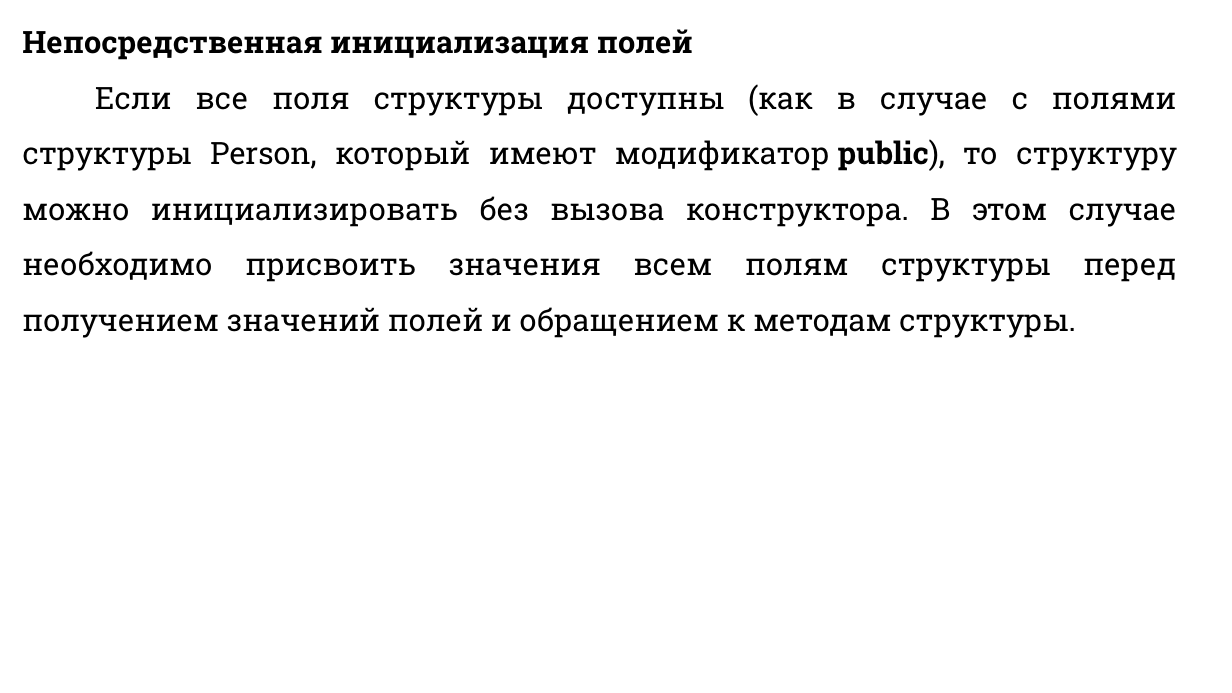
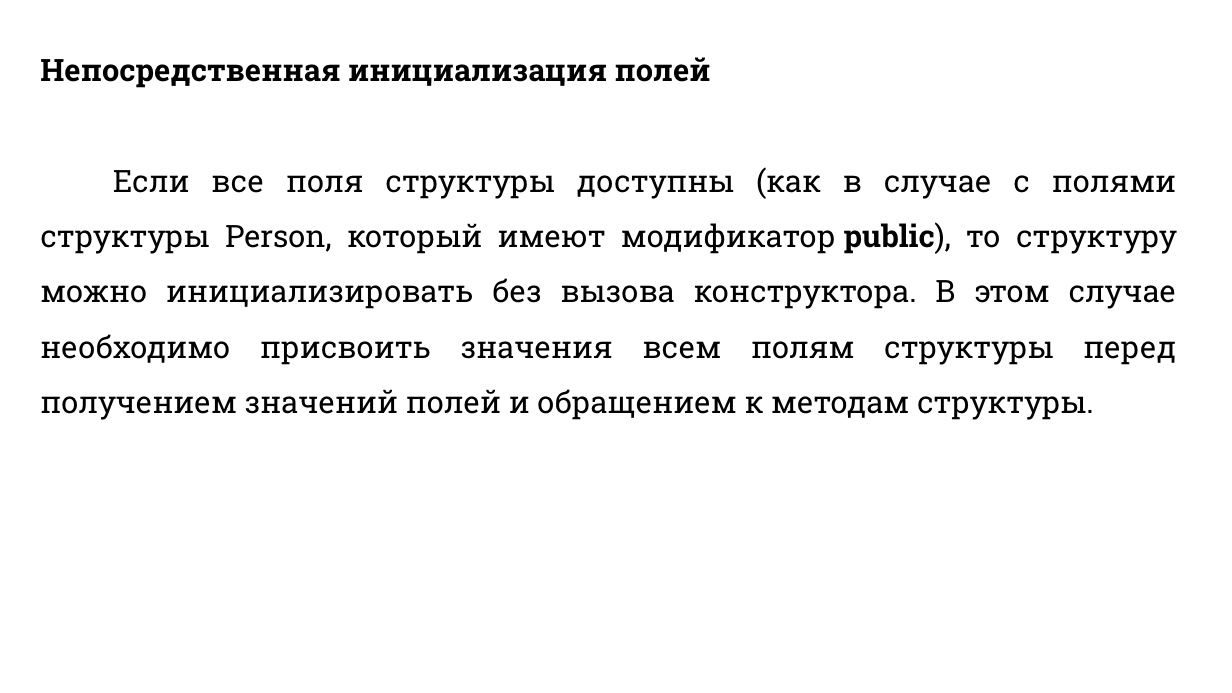
Before and after one commit to DaniilKlyukin/ITiP-1, a slide deck: slide 29 of Лекции/ИТиП лек 6 (практическая 3).pptx (slide 30 before the commit). Drawn at 1232x693 pixels with LibreOffice and Linux fonts; fonts in the diff are those of the drawing. Boxes give left, top, right and bottom in pixels: in the first picture for what was removed or moved away, otherwise in the second. Text is boxed around its words. In the diff, an @@ line names an element or a change of style, - is before the commit and + after.

```diff
--- a/Лекции/ИТиП лек 6 (практическая 3).pptx
+++ b/Лекции/ИТиП лек 6 (практическая 3).pptx
@@ text "Непосредственная инициализация полей" rewrapped from [22,29,1177,338] to [40,57,1177,420] @@
```
Also in this commit, not shown: 20 other slides changed, 1 slide removed, 1 other file.
